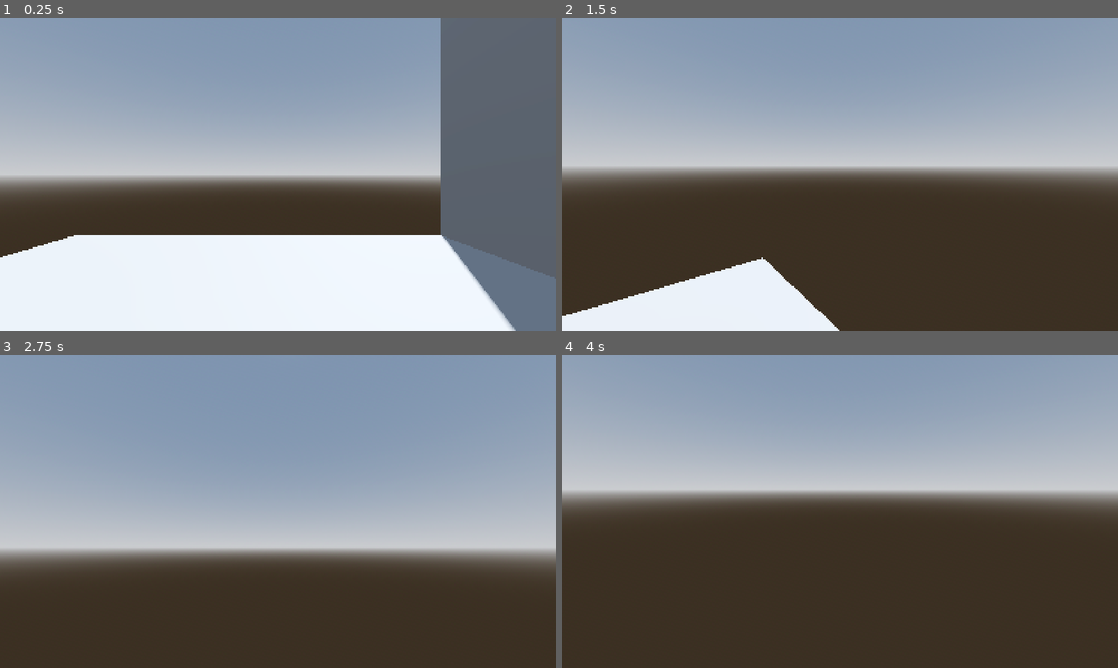
Above: before the commit, frames 1-4 (two rows, left to right).
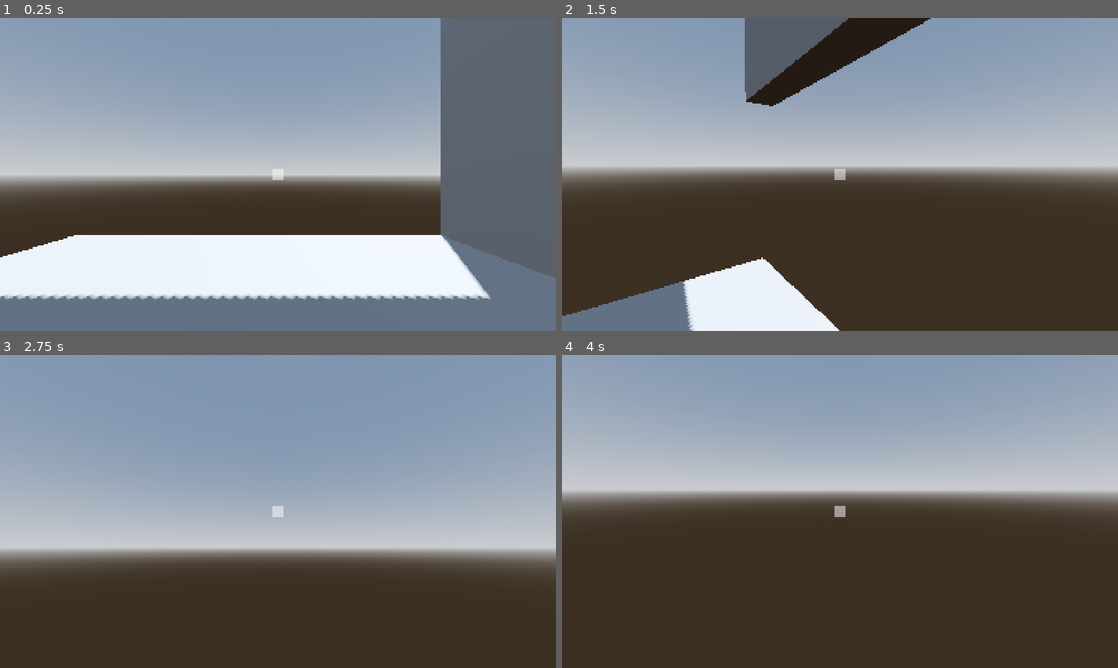
Above: after the commit, the same moments.

Repository: PixelSaver/WannaFall
Game: Godot game, scene res://Scenes/world.tscn
Two runs of this game, one before a commit and one after it. Both use one fixed random seed, a clock stepped at 60 frames per second and the inputs below.
Inputs (mouse positions are in pixels of both pictures, inside the frame that each line leads up to):
- Up to frame 1 (0.25 s): no input
- Up to frame 2 (1.5 s): tap Enter at 0.5 s; move the mouse to (867, 174) at 0.52 s; hold W (up) from 0.53 s (still down); click (867, 174) at 0.6 s; tap Space (jump) at 0.77 s; move the mouse to (812, 174) at 1.27 s; right-click (812, 174) at 1.35 s
- Up to frame 3 (2.75 s): keep holding W (up); tap Space (jump) at 1.52 s; move the mouse to (289, 505) at 2.02 s; click (289, 505) at 2.1 s
- Up to frame 4 (4 s): keep holding W (up); tap Space (jump) at 2.75, 3.02, 3.77 s; move the mouse to (834, 517) at 2.77 s; right-click (834, 517) at 2.85 s; tap Enter at 3.5 s; move the mouse to (878, 514) at 3.52 s; click (878, 514) at 3.6 s

The runs differ from the first frame. In frame 1, 10% of the frame differs, in the area x 0-93%, y 48-100%; in frame 2, 7.9%; in frame 3, less than 0.1%; in frame 4, less than 0.1%.

Commit message:
Added mini showcase

Diff:
--- a/Scenes/world.tscn
+++ b/Scenes/world.tscn
@@ -40,6 +40,14 @@
 [sub_resource type="ConvexPolygonShape3D" id="ConvexPolygonShape3D_8j60k"]
 points = PackedVector3Array(0.5, 0.5, 0.5, 0.5, 0.5, -0.5, -0.5, 0.5, 0.5, 0.5, -0.5, 0.5, 0.5, -0.5, -0.5, -0.5, 0.5, -0.5, -0.5, -0.5, 0.5, -0.5, -0.5, -0.5)
 
+[sub_resource type="Gradient" id="Gradient_go701"]
+offsets = PackedFloat32Array(1)
+colors = PackedColorArray(1, 1, 1, 0.50980395)
+
+[sub_resource type="GradientTexture1D" id="GradientTexture1D_5a7ea"]
+gradient = SubResource("Gradient_go701")
+width = 1
+
 [node name="World" type="Node3D"]
 
 [node name="WorldEnvironment" type="WorldEnvironment" parent="."]
@@ -52,57 +60,121 @@
 [node name="Player" parent="." instance=ExtResource("1_a02cp")]
 transform = Transform3D(1, 0, 0, 0, 1, 0, 0, 0, 1, 0, 1, 0)
 
-[node name="Node3D" type="Node3D" parent="."]
+[node name="Statics" type="Node3D" parent="."]
 
-[node name="Floor" type="StaticBody3D" parent="Node3D"]
+[node name="Floor" type="StaticBody3D" parent="Statics"]
 
-[node name="MeshInstance3D" type="MeshInstance3D" parent="Node3D/Floor"]
+[node name="MeshInstance3D" type="MeshInstance3D" parent="Statics/Floor"]
 transform = Transform3D(1, 0, 0, 0, 1, 0, 0, 0, 1, 0, -0.5, 0)
 mesh = SubResource("BoxMesh_fo5ed")
 
-[node name="CollisionShape3D" type="CollisionShape3D" parent="Node3D/Floor"]
+[node name="CollisionShape3D" type="CollisionShape3D" parent="Statics/Floor"]
 transform = Transform3D(1, 0, 0, 0, 1, 0, 0, 0, 1, 0, -0.5, 0)
 shape = SubResource("ConvexPolygonShape3D_5ukr8")
 
-[node name="Wall" type="StaticBody3D" parent="Node3D"]
+[node name="Wall" type="StaticBody3D" parent="Statics"]
 
-[node name="MeshInstance3D" type="MeshInstance3D" parent="Node3D/Wall"]
+[node name="MeshInstance3D" type="MeshInstance3D" parent="Statics/Wall"]
 transform = Transform3D(1, 0, 0, 0, 1, 0, 0, 0, 1, 0, 5, 4.5)
 mesh = SubResource("BoxMesh_a02cp")
 
-[node name="CollisionShape3D" type="CollisionShape3D" parent="Node3D/Wall"]
+[node name="CollisionShape3D" type="CollisionShape3D" parent="Statics/Wall"]
 transform = Transform3D(1, 0, 0, 0, 1, 0, 0, 0, 1, 0, 5, 4.5)
 shape = SubResource("ConvexPolygonShape3D_go701")
 
-[node name="Wall2" type="StaticBody3D" parent="Node3D"]
+[node name="Wall2" type="StaticBody3D" parent="Statics"]
 transform = Transform3D(-4.371139e-08, 0, 1, 0, 1, 0, -1, 0, -4.371139e-08, 0, 0, 0)
 
-[node name="MeshInstance3D" type="MeshInstance3D" parent="Node3D/Wall2"]
+[node name="MeshInstance3D" type="MeshInstance3D" parent="Statics/Wall2"]
 transform = Transform3D(1, 0, 0, 0, 1, 0, 0, 0, 1, 0, 5, 4.5)
 mesh = SubResource("BoxMesh_a02cp")
 
-[node name="CollisionShape3D" type="CollisionShape3D" parent="Node3D/Wall2"]
+[node name="CollisionShape3D" type="CollisionShape3D" parent="Statics/Wall2"]
 transform = Transform3D(1, 0, 0, 0, 1, 0, 0, 0, 1, 0, 5, 4.5)
 shape = SubResource("ConvexPolygonShape3D_5a7ea")
 
-[node name="Hold" parent="Node3D" instance=ExtResource("2_go701")]
+[node name="Hold" parent="Statics" instance=ExtResource("2_go701")]
 transform = Transform3D(1, 0, 0, 0, 1, 0, 0, 0, 1, 0, 3.495698, 3.5126157)
-collision_layer = 4
 
-[node name="MeshInstance3D" type="MeshInstance3D" parent="Node3D/Hold"]
+[node name="MeshInstance3D" type="MeshInstance3D" parent="Statics/Hold"]
 material_override = SubResource("StandardMaterial3D_go701")
 mesh = SubResource("BoxMesh_5a7ea")
 
-[node name="CollisionShape3D" type="CollisionShape3D" parent="Node3D/Hold"]
+[node name="CollisionShape3D" type="CollisionShape3D" parent="Statics/Hold"]
 shape = SubResource("ConvexPolygonShape3D_8j60k")
 
-[node name="Hold2" parent="Node3D" instance=ExtResource("2_go701")]
+[node name="Hold2" parent="Statics" instance=ExtResource("2_go701")]
 transform = Transform3D(1, 0, 0, 0, 1, 0, 0, 0, 1, 3.571782, 8.29401, -0.48738337)
-collision_layer = 4
 
-[node name="MeshInstance3D" type="MeshInstance3D" parent="Node3D/Hold2"]
+[node name="MeshInstance3D" type="MeshInstance3D" parent="Statics/Hold2"]
 material_override = SubResource("StandardMaterial3D_go701")
 mesh = SubResource("BoxMesh_5a7ea")
 
-[node name="CollisionShape3D" type="CollisionShape3D" parent="Node3D/Hold2"]
+[node name="CollisionShape3D" type="CollisionShape3D" parent="Statics/Hold2"]
 shape = SubResource("ConvexPolygonShape3D_8j60k")
+
+[node name="Wall3" type="StaticBody3D" parent="Statics"]
+transform = Transform3D(-1, 0, -8.742278e-08, 0, 1, 0, 8.742278e-08, 0, -1, 0.029582739, 6, -0.45780063)
+
+[node name="MeshInstance3D" type="MeshInstance3D" parent="Statics/Wall3"]
+transform = Transform3D(1, 0, 0, 0, 1, 0, 0, 0, 1, 0, 5, 4.5)
+mesh = SubResource("BoxMesh_a02cp")
+
+[node name="CollisionShape3D" type="CollisionShape3D" parent="Statics/Wall3"]
+transform = Transform3D(1, 0, 0, 0, 1, 0, 0, 0, 1, 0, 5, 4.5)
+shape = SubResource("ConvexPolygonShape3D_5a7ea")
+
+[node name="Hold3" parent="Statics" instance=ExtResource("2_go701")]
+transform = Transform3D(-4.371139e-08, 0, 1, 0, 1, 0, -1, 0, -4.371139e-08, -0.45780075, 14.29401, -4.029583)
+
+[node name="MeshInstance3D" type="MeshInstance3D" parent="Statics/Hold3"]
+material_override = SubResource("StandardMaterial3D_go701")
+mesh = SubResource("BoxMesh_5a7ea")
+
+[node name="CollisionShape3D" type="CollisionShape3D" parent="Statics/Hold3"]
+shape = SubResource("ConvexPolygonShape3D_8j60k")
+
+[node name="Wall4" type="StaticBody3D" parent="Statics"]
+transform = Transform3D(1.3113416e-07, 0, -1, 0, 1, 0, 1, 0, 1.3113416e-07, -0.42821765, 12, -0.48738384)
+
+[node name="MeshInstance3D" type="MeshInstance3D" parent="Statics/Wall4"]
+transform = Transform3D(1, 0, 0, 0, 1, 0, 0, 0, 1, 0, 5, 4.5)
+mesh = SubResource("BoxMesh_a02cp")
+
+[node name="CollisionShape3D" type="CollisionShape3D" parent="Statics/Wall4"]
+transform = Transform3D(1, 0, 0, 0, 1, 0, 0, 0, 1, 0, 5, 4.5)
+shape = SubResource("ConvexPolygonShape3D_5a7ea")
+
+[node name="Hold4" parent="Statics" instance=ExtResource("2_go701")]
+transform = Transform3D(-1, 0, -8.742278e-08, 0, 1, 0, 8.742278e-08, 0, -1, -4, 20.29401, 0)
+
+[node name="MeshInstance3D" type="MeshInstance3D" parent="Statics/Hold4"]
+material_override = SubResource("StandardMaterial3D_go701")
+mesh = SubResource("BoxMesh_5a7ea")
+
+[node name="CollisionShape3D" type="CollisionShape3D" parent="Statics/Hold4"]
+shape = SubResource("ConvexPolygonShape3D_8j60k")
+
+[node name="UI" type="CanvasLayer" parent="."]
+
+[node name="Control" type="Control" parent="UI"]
+layout_mode = 3
+anchors_preset = 15
+anchor_right = 1.0
+anchor_bottom = 1.0
+grow_horizontal = 2
+grow_vertical = 2
+
+[node name="CenterContainer" type="CenterContainer" parent="UI/Control"]
+layout_mode = 1
+anchors_preset = 15
+anchor_right = 1.0
+anchor_bottom = 1.0
+grow_horizontal = 2
+grow_vertical = 2
+
+[node name="TextureRect" type="TextureRect" parent="UI/Control/CenterContainer"]
+custom_minimum_size = Vector2(30, 30)
+layout_mode = 2
+texture = SubResource("GradientTexture1D_5a7ea")
+expand_mode = 3
Not shown: 1 places in Scenes/world.tscn that only renumber resources
Not shown, added: Media/MVP.mp4
